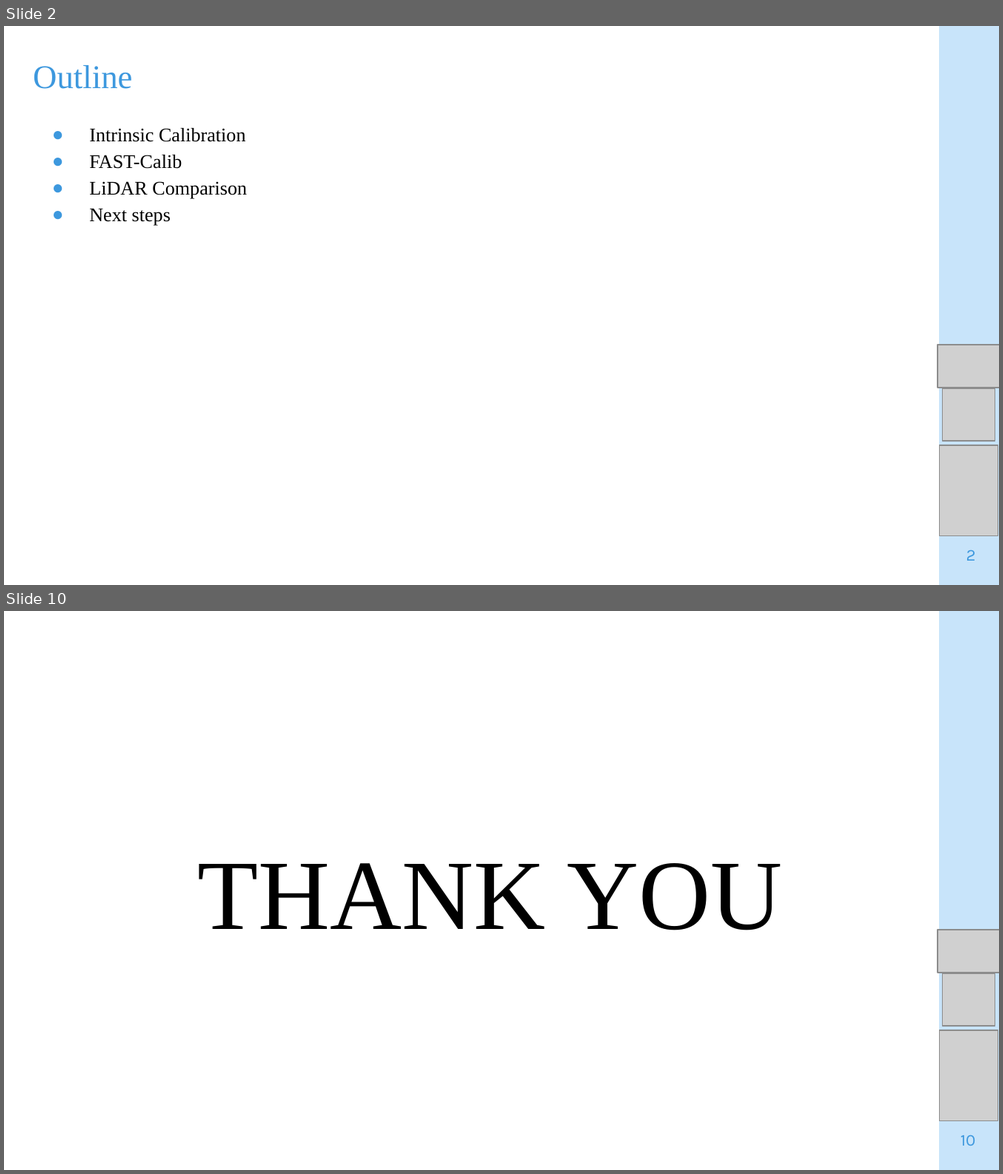
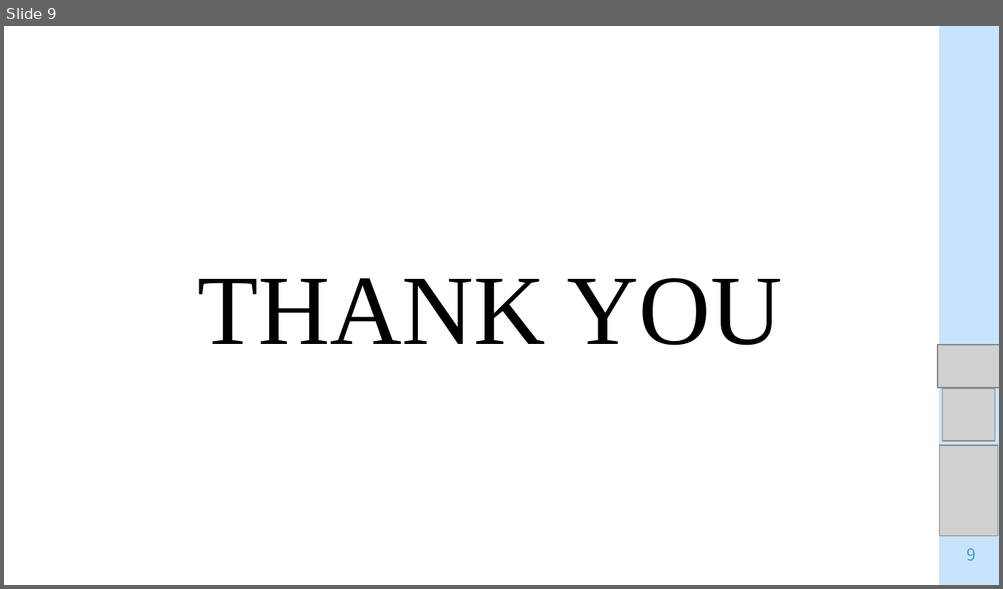
Before and after one commit to lego1002/lego_ws_in_RMML, a slide deck: meeting_ppt/meeting_report/20251229_lego.pptx. Shown one above the other, each under a label of ours: slides 2 and 10 before the commit, slide 9 after it; the slides between them are not shown. The pictures are 1003x1174 and 1003x589 pixels, drawn with LibreOffice and Linux fonts; fonts in the diff are those of the drawing; grey boxes stand for pictures. Boxes give left, top, right and bottom in pixels: in the first picture for what was removed or moved away, otherwise in the second. Text is boxed around its words. In the diff, an @@ line names an element or a change of style, - is before the commit and + after.

```diff
--- a/meeting_ppt/meeting_report/20251229_lego.pptx
+++ b/meeting_ppt/meeting_report/20251229_lego.pptx
@@ slide 2 removed at <box>4,26,999,585</box>, background #FFFFFF @@
@@ title removed at <box>33,65,132,89</box> @@
-Outline
@@ text removed at <box>89,128,247,226</box> @@
-● Intrinsic Calibration
-● FAST-Calib
-● LiDAR Comparison
-● Next steps
@@ group removed at <box>937,26,999,585</box>: 3 pictures, 1 freeform shape @@
@@ page number removed at <box>966,551,976,561</box> @@
-2
@@ what was slide 10 is now slide 9 @@
@@ page number at <box>966,548,975,561</box>: text changed; font Karla to Noto Sans CJK SC @@
-10
+9
```
Also in this commit, not shown: 8 slides changed.
